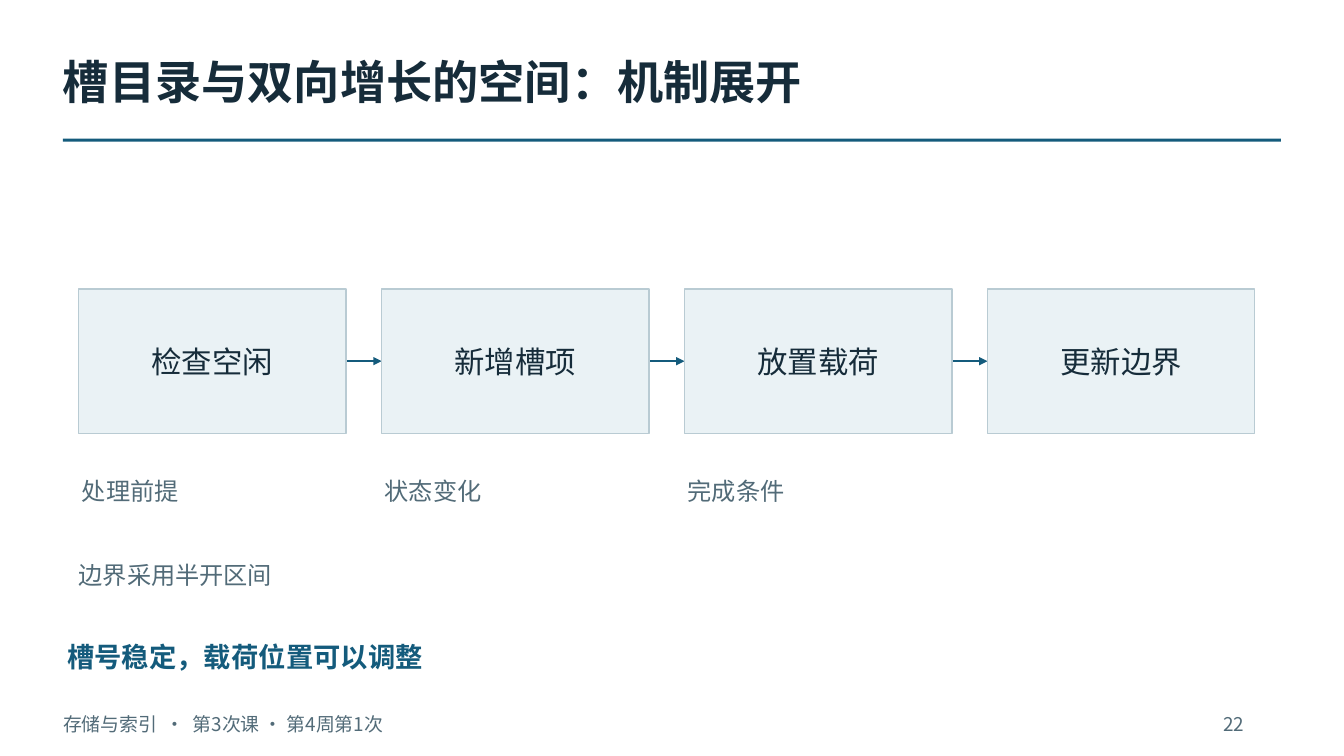
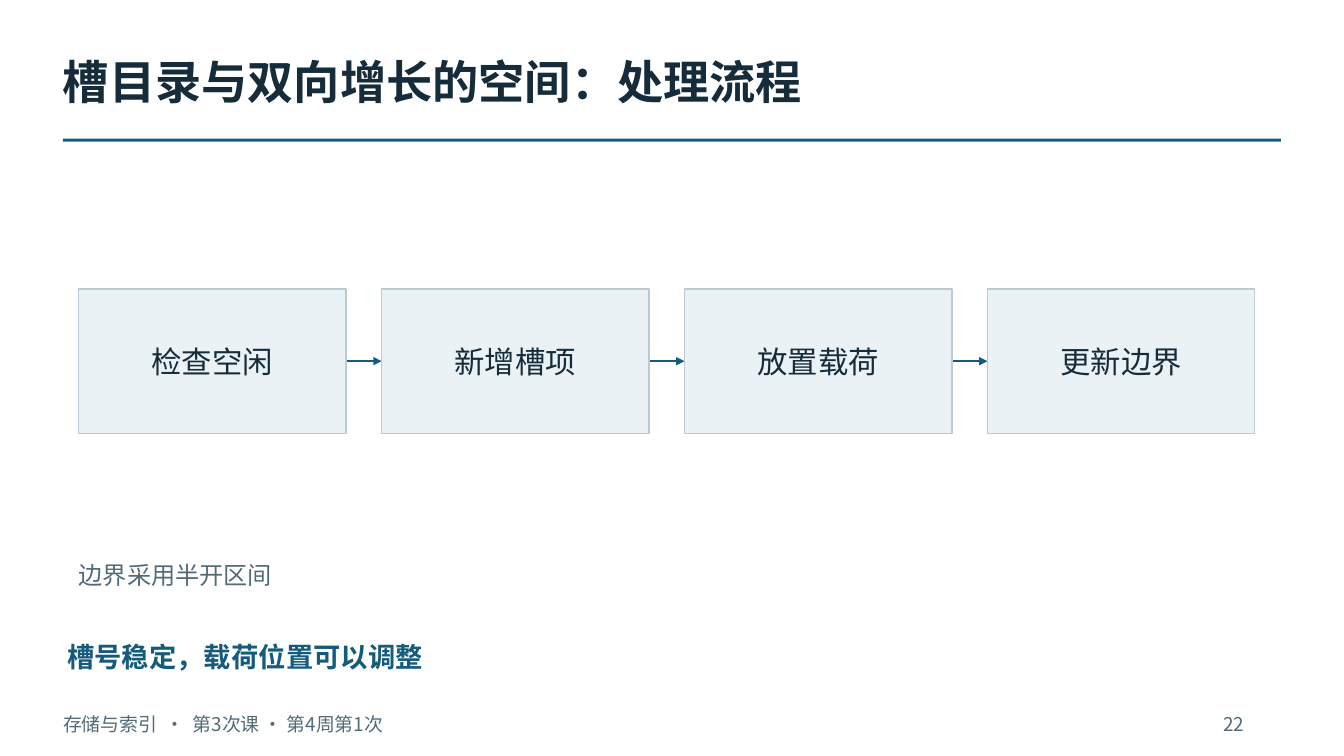
Before and after one commit to intellistream/database-kernel-course-student, a slide deck: slide 22 of 01_课件（第6版）/02_存储与索引.pptx. Drawn at 1344x756 pixels with LibreOffice and Linux fonts; fonts in the diff are those of the drawing. Boxes give left, top, right and bottom in pixels: in the first picture for what was removed or moved away, otherwise in the second. Text is boxed around its words. In the diff, an @@ line names an element or a change of style, - is before the commit and + after.

```diff
--- a/01_课件（第6版）/02_存储与索引.pptx
+++ b/01_课件（第6版）/02_存储与索引.pptx
@@ text at (x1=63, y1=59, x2=802, y2=104): text changed @@
-槽目录与双向增长的空间：机制展开
+槽目录与双向增长的空间：处理流程
@@ text removed at (x1=82, y1=479, x2=179, y2=502) @@
-处理前提
@@ text removed at (x1=385, y1=479, x2=482, y2=502) @@
-状态变化
@@ text removed at (x1=688, y1=479, x2=785, y2=502) @@
-完成条件
```
Also in this commit, not shown: 150 other slides changed, 6 other files.
